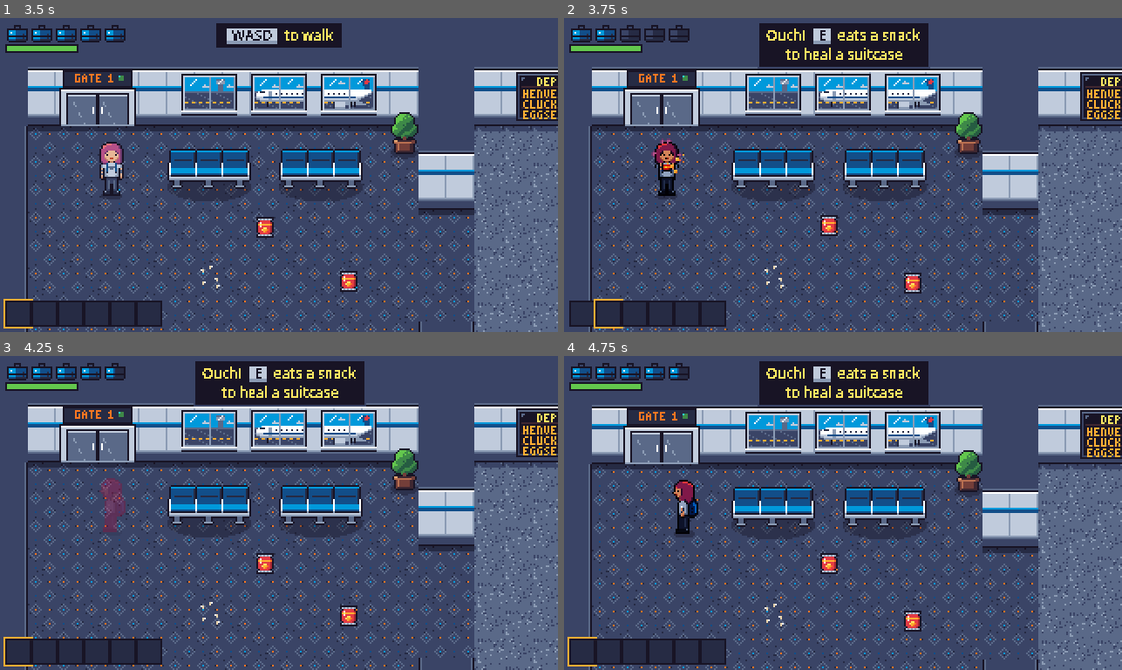
Above: before the commit, frames 1-4 (two rows, left to right).
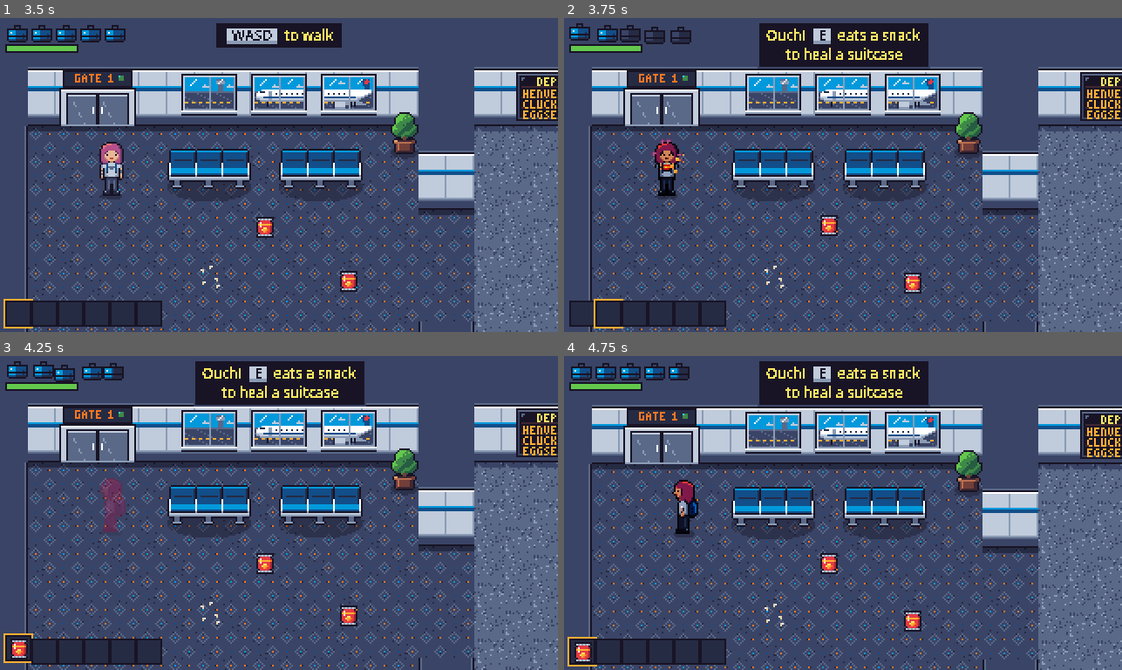
Above: after the commit, the same moments.

Repository: mvdmakesthings/PlanePoultryPanic
Game: Godot game, scene res://tests/level_01_smoke.tscn
Same seed, same stepped clock (60 frames per second), same inputs: the game is played once before the commit and once after it. This scene is started directly instead of the project's main scene.
Inputs (mouse positions are in pixels of both pictures, inside the frame that each line leads up to):
- Up to frame 1 (3.5 s): tap Enter (ui_accept) at 0.5, 0.77, 1.07 s; move the mouse to (401, 159) at 0.52 s; hold D (move_right) 0.53-1.25 s; hold Shift (run) 0.53-1.25 s; click (401, 159) at 0.67 s; drag from (167, 190) to (345, 240) at 1.27 s; move the mouse to (334, 105) at 2.02 s; hold D (move_right) 2.03-2.75 s; hold E (eat_snack) 2.03-2.75 s; tap Shift (run) at 2.3 s; drag from (251, 237) to (496, 328) at 2.77 s
- Up to frame 2 (3.75 s): move the mouse to (1010, 222) at 3.52 s; hold A (move_left) from 3.53 s (still down); hold R (next_item) from 3.53 s (still down)
- Up to frame 3 (4.25 s): keep holding A (move_left); keep holding R (next_item); tap Enter (ui_accept) at 3.77, 4.07 s; tap Shift (run) at 3.8 s
- Up to frame 4 (4.75 s): release A (move_left) at 4.25 s; release R (next_item) at 4.25 s; drag from (675, 465) to (759, 434) at 4.27 s

Frame 1 is identical in both runs. In frame 2, 0.5% of the frame differs, in the area x 0-23%, y 1-9%; in frame 3, 1.0%, in the area x 0-23%, y 1-99%; in frame 4, 0.2%.

Commit message:
Shake the HUD suitcases on a hit, pop changed slots, flash the stamina bar
The health suitcases jitter by a pixel for a moment after a hit. An
inventory slot pops up two pixels when its item or count changes or it
becomes selected (not on arrival). While Amanda is out of breath the
stamina bar blinks red and white until she can run again.

Diff:
--- a/game/scripts/ui/hud.gd
+++ b/game/scripts/ui/hud.gd
@@ -17,6 +17,11 @@
 const SLOT_SIZE := 14.0
 const SLOT_GAP := 1.0
 const FONT_SIZE := 8
+## How long the suitcases shake after a hit, and a slot pops after a change.
+const HURT_SHAKE_TIME := 0.35
+const POP_TIME := 0.15
+## The stamina bar flashes between these while she's out of breath.
+const STAMINA_FLASH := [Color("e43b44"), Color("ffffff")]
 const CONTROLS_HINT := "{use_item}use {prev_item}{next_item}switch {eat_snack}eat {interact}act {drop_item}drop"
 ## Tutorial hints use the departure-board look: dark panel, yellow text.
 const HINT_BACK := Color("181425")
@@ -41,6 +46,16 @@
 var _boss_max := 0
 ## The PA announcement on screen, or "".
 var _pa := ""
+## Feedback timers (seconds left): the suitcases shaking after a hit, and
+## each inventory slot popping after it changes.
+var _hurt_left := 0.0
+var _pop_left: Array[float] = []
+## The slots and selection as last drawn, to spot which slot changed.
+var _last_slots: Array = []
+var _last_selected := -1
+## True from running dry until running is allowed again; the bar flashes.
+var _exhausted := false
+var _flash_time := 0.0
 
 
 func _ready() -> void:
@@ -48,6 +63,8 @@
 		_icons[item] = load(Inventory.ITEMS[item]["icon"])
 	for item: String in Inventory.KEY_ITEMS:
 		_icons[item] = load(Inventory.KEY_ITEMS[item]["icon"])
+	_pop_left.resize(Inventory.SLOT_COUNT)
+	_pop_left.fill(0.0)
 
 
 func _enter_tree() -> void:
@@ -66,7 +83,7 @@
 	_player = player
 	player.health_changed.connect(_on_health_changed)
 	player.stamina_changed.connect(_on_stamina_changed)
-	player.inventory_changed.connect(queue_redraw)
+	player.inventory_changed.connect(_on_inventory_changed)
 
 
 func show_message(text: String) -> void:
@@ -104,6 +121,8 @@
 
 
 func _on_health_changed(current: int, maximum: int) -> void:
+	if current < _health:
+		_hurt_left = HURT_SHAKE_TIME
 	_health = current
 	_max_health = maximum
 	queue_redraw()
@@ -111,7 +130,40 @@
 
 func _on_stamina_changed(current: float, maximum: float) -> void:
 	_stamina_ratio = current / maximum
-	queue_redraw()
+	if current <= 0.0:
+		_exhausted = true
+	elif _player and _stamina_ratio >= _player.exhausted_recover_ratio:
+		_exhausted = false
+	queue_redraw()
+
+
+## Pops each slot whose item or count changed, and the newly selected one.
+func _on_inventory_changed() -> void:
+	var slots := _player.inventory.slots
+	# The first update is the inventory she arrived with: nothing pops.
+	var first := _last_selected < 0
+	for i in mini(slots.size(), _pop_left.size()):
+		if first:
+			break
+		var before: Variant = _last_slots[i] if i < _last_slots.size() else {}
+		var changed: bool = before != slots[i] and not slots[i].is_empty()
+		if changed or (i == _player.inventory.selected and i != _last_selected and _last_selected >= 0):
+			_pop_left[i] = POP_TIME
+	_last_slots = slots.duplicate(true)
+	_last_selected = _player.inventory.selected
+	queue_redraw()
+
+
+func _process(delta: float) -> void:
+	_flash_time += delta
+	var busy := _exhausted or _hurt_left > 0.0
+	_hurt_left = maxf(_hurt_left - delta, 0.0)
+	for i in _pop_left.size():
+		if _pop_left[i] > 0.0:
+			busy = true
+			_pop_left[i] = maxf(_pop_left[i] - delta, 0.0)
+	if busy:
+		queue_redraw()
 
 
 func _draw() -> void:
@@ -122,6 +174,10 @@
 	draw_rect(bar.grow(1), TEXT_OUTLINE)
 	draw_rect(bar, STAMINA_BACK)
 	var fill_color := STAMINA_FILL if _stamina_ratio > 0.3 else STAMINA_TIRED
+	if _exhausted:
+		# Out of breath: the bar blinks until running is allowed again.
+		fill_color = STAMINA_FLASH[int(_flash_time * 8.0) % 2]
+		draw_rect(bar.grow(1), fill_color if int(_flash_time * 8.0) % 2 == 0 else TEXT_OUTLINE, false, 1.0)
 	draw_rect(Rect2(bar.position, Vector2(roundf(bar.size.x * _stamina_ratio), bar.size.y)), fill_color)
 
 	if _player:
@@ -204,8 +260,12 @@
 ## One suitcase per Player.SUITCASE health units; partly lost suitcases are
 ## drawn partly filled, emptying from the right.
 func _draw_health() -> void:
+	# Shaken by a hit: each suitcase jitters a pixel, in whole pixels.
+	var shaking := _hurt_left > 0.0
 	for i in _max_health / Player.SUITCASE:
 		var pos := Vector2(4 + i * 14, 4)
+		if shaking:
+			pos += Vector2(randi_range(-1, 1), randi_range(-1, 1))
 		var fill := clampi(_health - i * Player.SUITCASE, 0, Player.SUITCASE)
 		var empty := Rect2(Vector2(LUGGAGE_SIZE.x, 0), LUGGAGE_SIZE)
 		draw_texture_rect_region(LUGGAGE, Rect2(pos, LUGGAGE_SIZE), empty)
@@ -222,6 +282,9 @@
 	var origin := Vector2(4, size.y - SLOT_SIZE - 3)
 	for i in Inventory.SLOT_COUNT:
 		var rect := Rect2(origin + Vector2(i * (SLOT_SIZE + SLOT_GAP), 0), Vector2(SLOT_SIZE, SLOT_SIZE))
+		if i < _pop_left.size() and _pop_left[i] > 0.0:
+			# Pops up two pixels, then settles back.
+			rect.position.y -= 2.0 if _pop_left[i] > POP_TIME / 2.0 else 1.0
 		draw_rect(rect, SLOT_BACK)
 		draw_rect(rect, SLOT_OUTLINE, false, 1.0)
 		var slot := inventory.slots[i]
--- a/game/tests/level_01_smoke.gd
+++ b/game/tests/level_01_smoke.gd
@@ -296,8 +296,13 @@
 	var player: Player = level.get_node("Entities/Player")
 	_kill_chickens()
 	await get_tree().physics_frame
+	var hud: Hud = level.get_node("UI/HUD")
+	_check(hud._pop_left.all(func(t: float) -> bool: return t == 0.0), "no slot pops on arrival")
+	player.add_snack()
+	_check(hud._pop_left[0] > 0.0, "picking up a snack pops its slot")
 	player._invincible_timer = 0.0
 	player.take_damage(Player.PECK, player.global_position + Vector2.LEFT)
+	_check(hud._hurt_left > 0.0, "a hit shakes the suitcases on the HUD")
 	_check(Engine.time_scale < 1.0, "a hit briefly slows time (hit-stop)")
 	_check(player._sprite.scale != Vector2.ONE, "a hit squashes her")
 	var material := player._sprite.material as ShaderMaterial
@@ -334,6 +339,11 @@
 	Input.action_release("run")
 	Input.action_release("move_right")
 	_check(dusty, "running kicks up dust")
+	player.stamina = 1.0
+	player._update_stamina(true, 0.1)
+	_check(hud._exhausted, "the stamina bar flashes when she runs out of breath")
+	player._update_stamina(false, 10.0)
+	_check(not hud._exhausted, "it stops flashing once she can run again")
 	level.queue_free()
 
 
